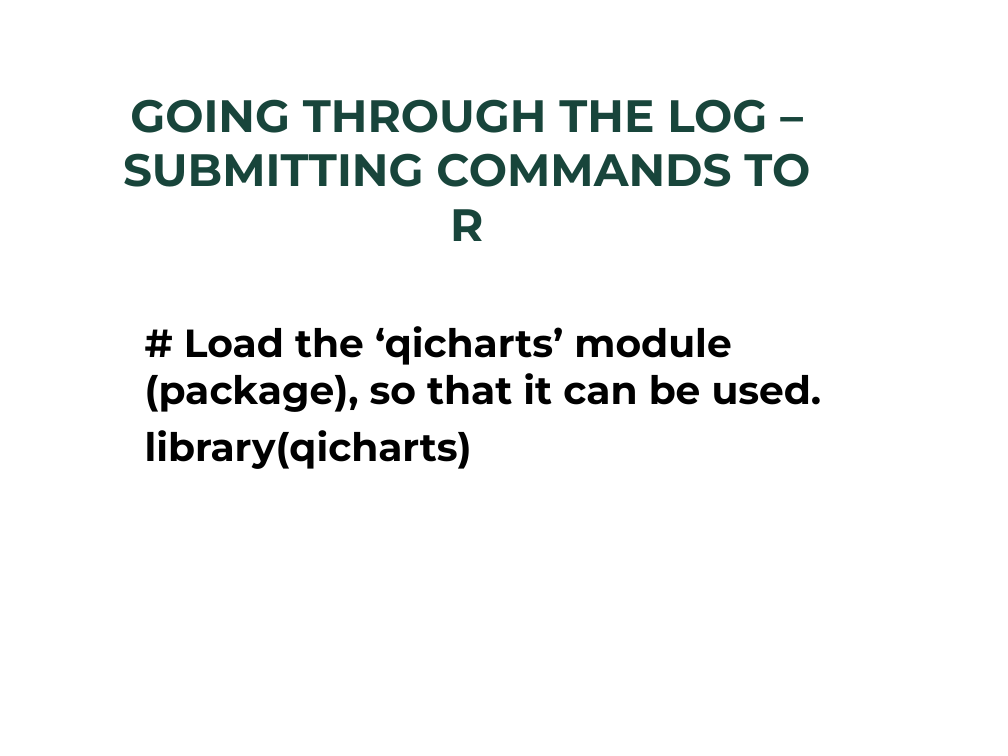
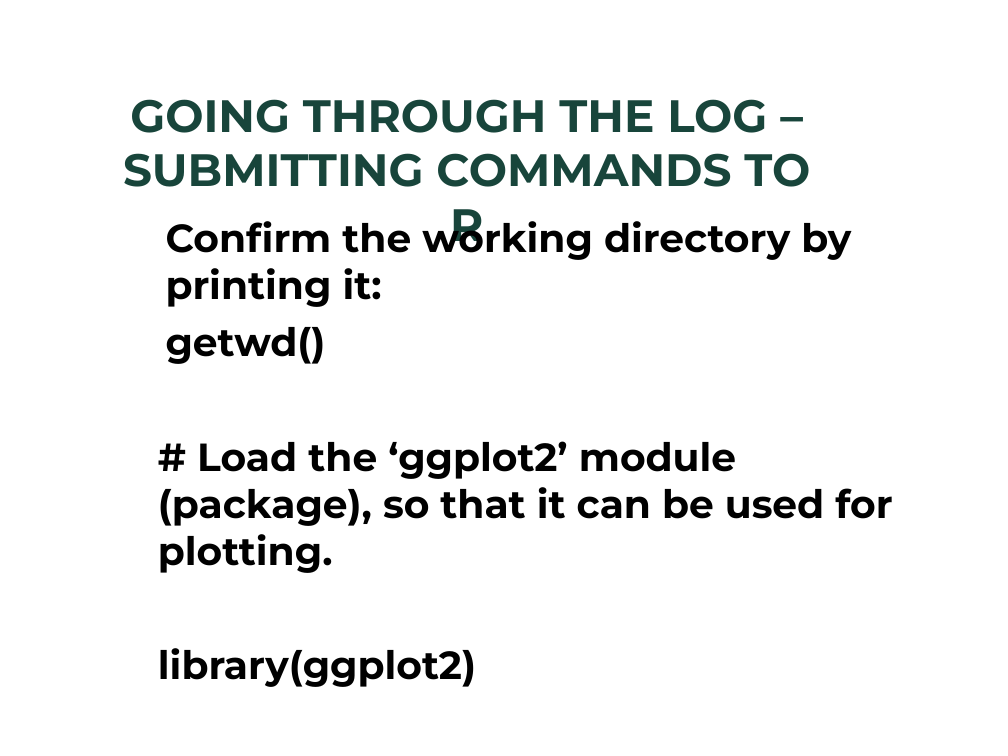
Before and after one commit to BarryDeCicco/SASandRandSAS, a slide deck: slide 17 of Presentations/SAS and R and SAS (MiSUG, 2021_08_25, CSTAT Layout).pptx. Drawn at 1008x756 pixels with LibreOffice and Linux fonts; fonts in the diff are those of the drawing; background and template pictures are left out. Boxes give left, top, right and bottom in pixels: in the first picture for what was removed or moved away, otherwise in the second. Text is boxed around its words. In the diff, an @@ line names an element or a change of style, - is before the commit and + after.

```diff
--- a/Presentations/SAS and R and SAS (MiSUG, 2021_08_25, CSTAT Layout).pptx
+++ b/Presentations/SAS and R and SAS (MiSUG, 2021_08_25, CSTAT Layout).pptx
@@ text at (x1=158, y1=214, x2=892, y2=687): text changed @@
-# Load the ‘qicharts’ module (package), so that it can be used.
-library(qicharts)
+Confirm the working directory by printing it:
+getwd()
+# Load the ‘ggplot2’ module (package), so that it can be used for plotting.
+library(ggplot2)
```
Also in this commit, not shown: 7 other slides changed, 1 slide added, 1 slide removed, 1 other file.
